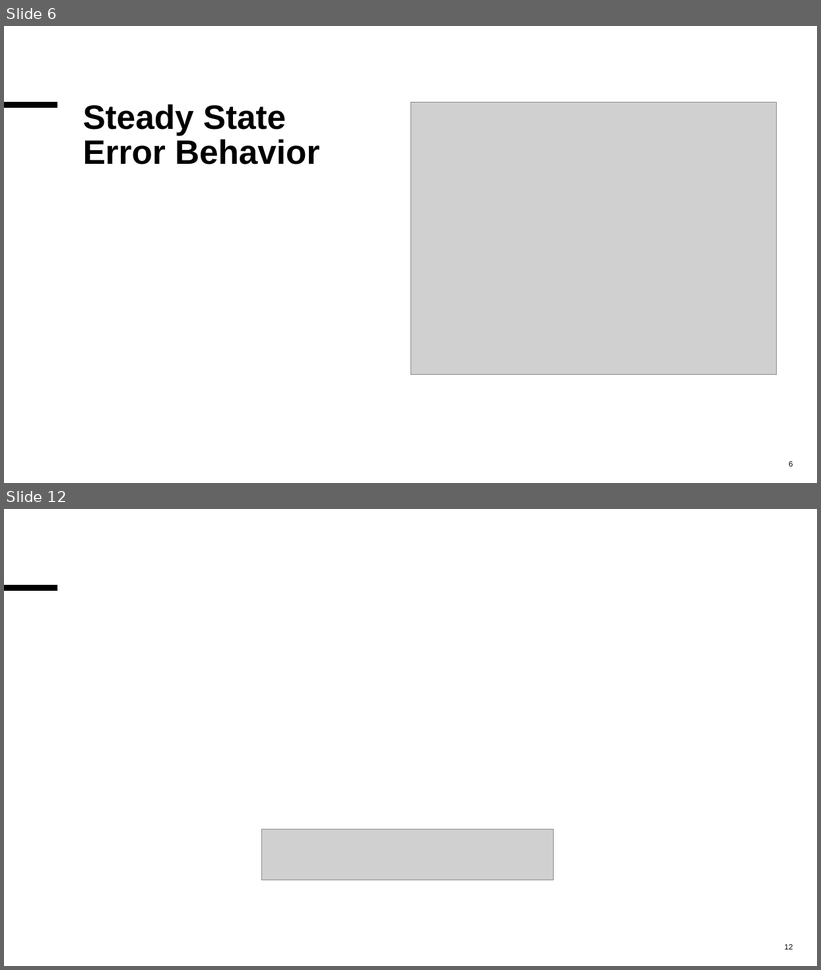
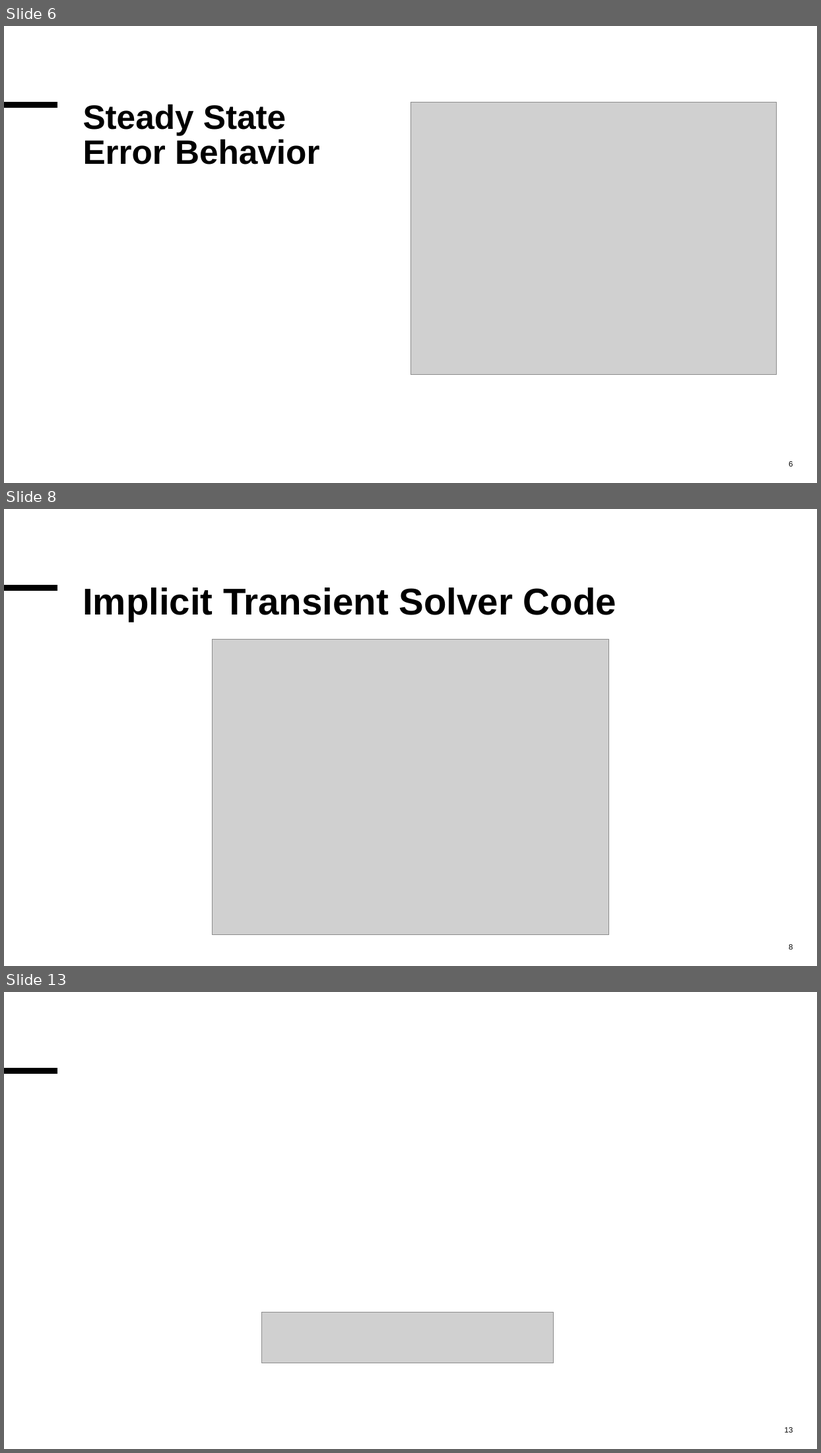
Before and after one commit to MalleBallen/Torgrim-og-Malvin-Gruppeprosjekt, a slide deck: project2/Project 2 Can you hear a reservoir.pptx. Shown one above the other, each under a label of ours: slides 6 and 12 before the commit, slides 6, 8 and 13 after it; the slides between them are not shown. The pictures are 821x970 and 821x1453 pixels, drawn with LibreOffice and Linux fonts; fonts in the diff are those of the drawing; grey boxes stand for pictures. Boxes give left, top, right and bottom in pixels: in the first picture for what was removed or moved away, otherwise in the second. Text is boxed around its words. In the diff, an @@ line names an element or a change of style, - is before the commit and + after.

Commit message:
final ppt with added code slides and images

```diff
--- a/project2/Project 2 Can you hear a reservoir.pptx
+++ b/project2/Project 2 Can you hear a reservoir.pptx
@@ slide 8 added at bbox=[4, 509, 817, 966], background #FFFFFF; not listed: 1 template element that a slide beside it also shows @@
@@ title added at bbox=[83, 588, 616, 622], 44 pt, text #000000, bold @@
+Implicit Transient Solver Code
@@ picture added at bbox=[212, 640, 609, 935] @@
@@ page number added at bbox=[789, 945, 793, 950], 9 pt, text #000000 @@
+8
@@ what was slide 12 is now slide 13 @@
```
Also in this commit, not shown: 11 slides changed.
